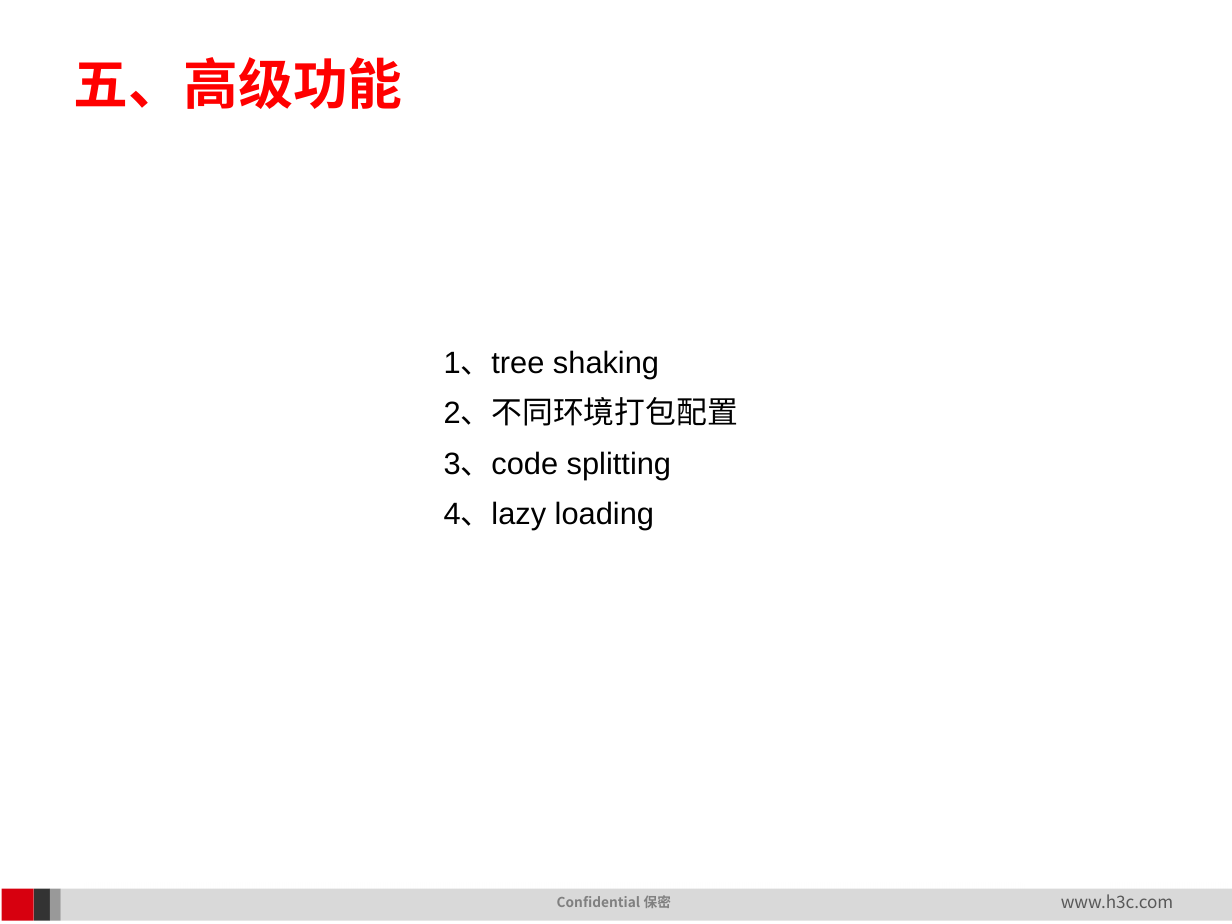
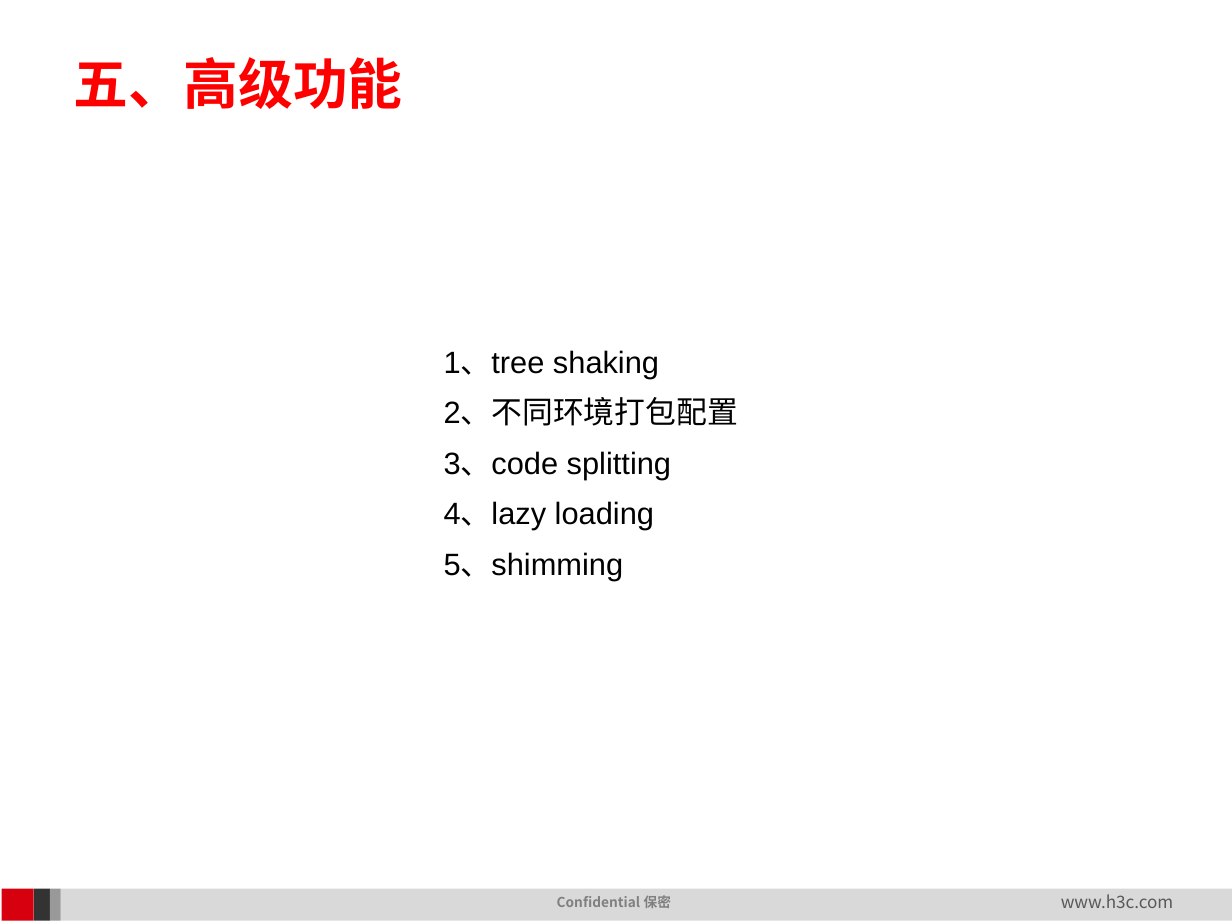
Before and after one commit to leez-bot/FE-Study, a slide deck: slide 17 of notes/webpack/webpack高级配置.pptx. Drawn at 1232x924 pixels with LibreOffice and Linux fonts; fonts in the diff are those of the drawing; background and template pictures are left out. Boxes give left, top, right and bottom in pixels: in the first picture for what was removed or moved away, otherwise in the second. Text is boxed around its words. In the diff, an @@ line names an element or a change of style, - is before the commit and + after.

```diff
--- a/notes/webpack/webpack高级配置.pptx
+++ b/notes/webpack/webpack高级配置.pptx
@@ text at (444,552,624,580): paragraph added @@
+            5、shimming
```
Also in this commit, not shown: 10 other slides changed, 2 slides added, 11 other files.
